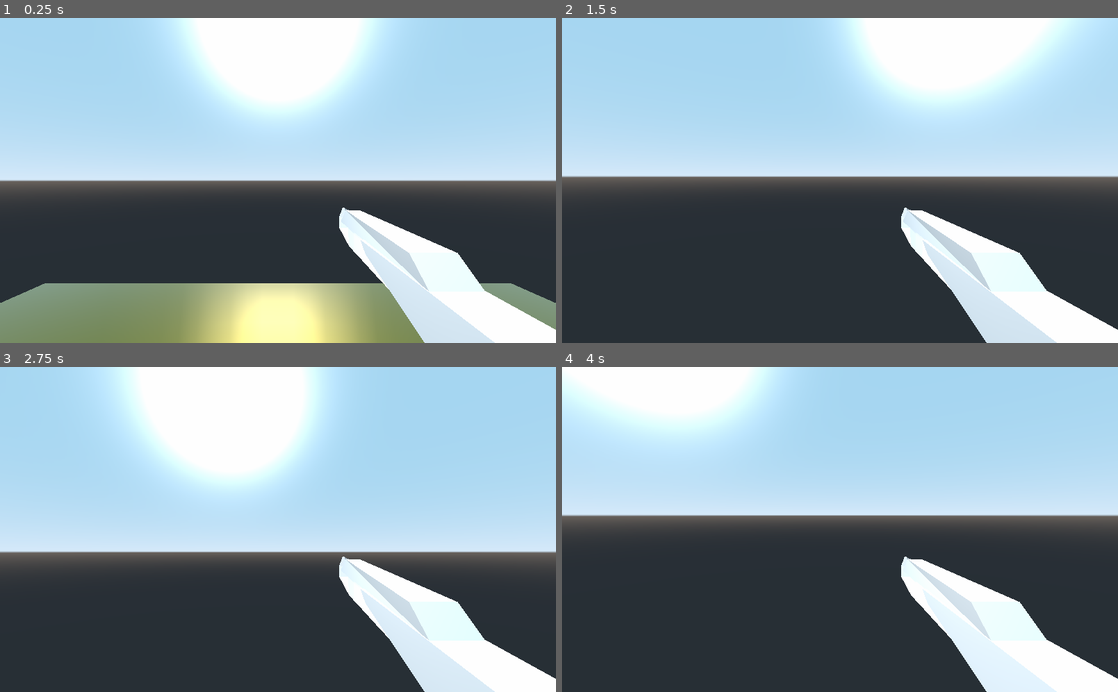
Above: before the commit, frames 1-4 (two rows, left to right).
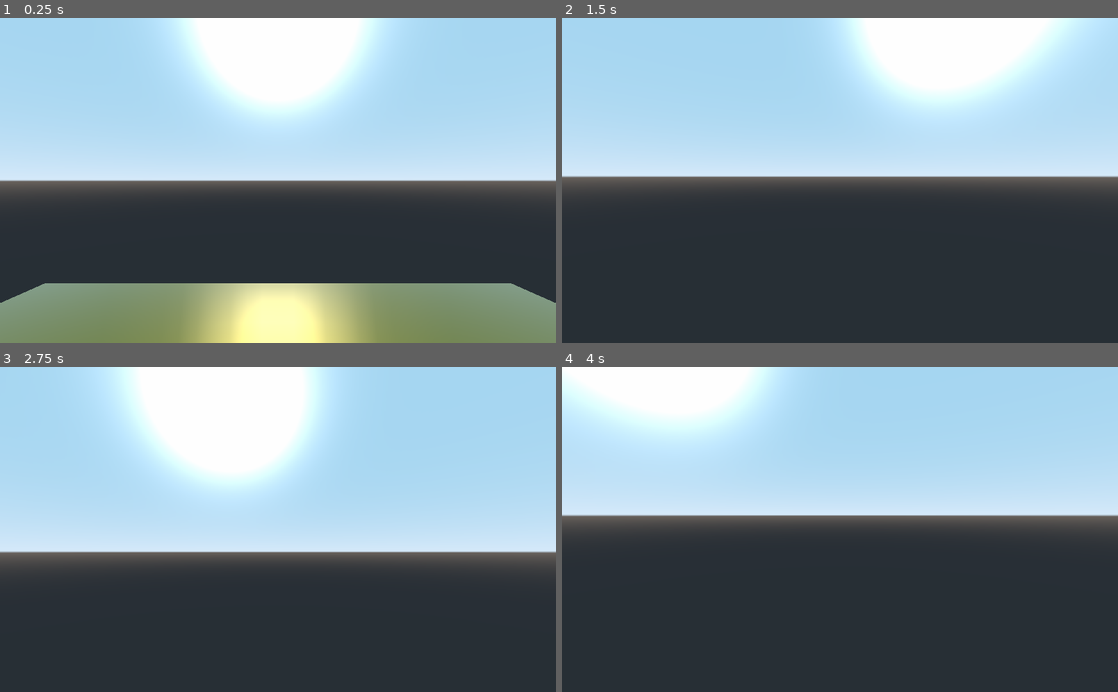
Above: after the commit, the same moments.

Repository: veloc1/7dfps-2018
Game: Godot game, scene res://testlevel.tscn
Same seed, same stepped clock (60 frames per second), same inputs: the game is played once before the commit and once after it.
Inputs (mouse positions are in pixels of both pictures, inside the frame that each line leads up to):
- Up to frame 1 (0.25 s): no input
- Up to frame 2 (1.5 s): move the mouse to (867, 180) at 0.52 s; hold W (movement_forward) from 0.53 s (still down); tap Space (movement_jump) at 0.77 s; move the mouse to (812, 180) at 1.27 s
- Up to frame 3 (2.75 s): keep holding W (movement_forward); tap Space (movement_jump) at 1.52 s; tap Enter at 2 s; move the mouse to (289, 523) at 2.02 s
- Up to frame 4 (4 s): keep holding W (movement_forward); tap Space (movement_jump) at 2.75, 3.02, 3.77 s; move the mouse to (834, 536) at 2.77 s; tap Enter at 3.5 s; move the mouse to (878, 532) at 3.52 s

The runs differ from the first frame. In frame 1, 7.1% of the frame differs, in the area x 61-100%, y 58-100%; in frame 2, 7.1%; in frame 3, 7.1%; in frame 4, 7.1%.

Commit message:
Changing weapons

Diff:
--- a/player.gd
+++ b/player.gd
@@ -10,7 +10,9 @@
 
 const MOUSE_SENSITIVITY = 0.5
 
-const DECAL = preload("res://decal.tscn")
+const WEAPONS = [
+	preload("res://testweapon.tscn")
+]
 
 var velocity = Vector3()
 
@@ -18,11 +20,12 @@
 var recoil_direction = Vector3()
 var is_jumping : bool = false
 
-onready var camera : Camera = $rotation/Camera
+var current_weapon = -1
+var weapon = null
+
 onready var rotation_point = $rotation
-onready var shoot_animation = $rotation/shoot_animation
-onready var shoot_timer : Timer = $shoot_timer
-onready var raycast : RayCast = $rotation/RayCast
+onready var weapon_holder : Spatial = $rotation/weapon_holder
+onready var weapon_change_timer : Timer = $weapon_change_timer
 
 func _ready():
 	Input.set_mouse_mode(Input.MOUSE_MODE_CAPTURED)
@@ -86,7 +89,6 @@
 	hvel = hvel.linear_interpolate(target, accel * delta)
 	velocity.x = hvel.x
 	velocity.z = hvel.z
-	# velocity += recoil_direction
 	velocity = move_and_slide(velocity, Vector3(0,1,0), false, 4, MAX_SLOPE_ANGLE)
 
 func _input(event):
@@ -97,25 +99,30 @@
 		var camera_rot = rotation_point.rotation_degrees
 		camera_rot.x = clamp(camera_rot.x, -70, 70)
 		rotation_point.rotation_degrees = camera_rot
+	if event is InputEventMouseButton and (event as InputEventMouseButton).button_index == BUTTON_WHEEL_UP:
+		change_weapon()
+
+func change_weapon():
+	if weapon_change_timer.time_left > 0:
+		return
+	weapon_change_timer.start()
+
+	current_weapon += 1
+	if current_weapon == len(WEAPONS):
+		current_weapon = -1
+		weapon_holder.remove_child(weapon_holder.get_child(0))
+		weapon = null
+	else:
+		weapon = WEAPONS[current_weapon].instance()
+		weapon.set_level(get_parent())
+		weapon_holder.add_child(weapon)
 
 func shoot():
-	if shoot_timer.time_left == 0:
-		shoot_animation.play("shoot")
-
-		if raycast.is_colliding():
-			if raycast.get_collider() is StaticBody:
-				var decal = DECAL.instance()
-				decal.translate_object_local(raycast.get_collision_point())
-
-				var normal = raycast.get_collision_normal()
-				decal.look_at_from_position(raycast.get_collision_point(), raycast.get_collision_point() + normal, Vector3(0, 0, 1))
-
-				get_parent().add_child(decal)
+	if weapon and weapon.can_shoot():
+		weapon.shoot()
 
 		# recoil
 		var cam_xform = rotation_point.get_global_transform()
 		recoil_direction += cam_xform.basis.z.normalized() * 100
 
 		rotation_point.rotate_x(deg2rad(1))
-
-		shoot_timer.start()
--- a/player.tscn
+++ b/player.tscn
@@ -1,32 +1,12 @@
-[gd_scene load_steps=5 format=2]
+[gd_scene load_steps=3 format=2]
 
 [ext_resource path="res://player.gd" type="Script" id=1]
-[ext_resource path="res://assets/testweapon.dae" type="PackedScene" id=2]
 
 [sub_resource type="CapsuleShape" id=1]
 
 margin = 0.04
 radius = 1.0367
 height = 1.14986
-
-[sub_resource type="Animation" id=2]
-
-resource_name = "shoot"
-length = 0.3
-loop = false
-step = 0.1
-tracks/0/type = "value"
-tracks/0/path = NodePath("weapon:rotation_degrees")
-tracks/0/interp = 1
-tracks/0/loop_wrap = true
-tracks/0/imported = false
-tracks/0/enabled = true
-tracks/0/keys = {
-"times": PoolRealArray( 0, 0.025, 0.1 ),
-"transitions": PoolRealArray( 1, 1, 1 ),
-"update": 0,
-"values": [ Vector3( 0, -180, 0 ), Vector3( -10, -180, 0 ), Vector3( 0, -180, 0 ) ]
-}
 
 [node name="Player" type="KinematicBody"]
 input_ray_pickable = true
@@ -38,6 +18,7 @@
 move_lock_z = false
 collision/safe_margin = 0.001
 script = ExtResource( 1 )
+_sections_unfolded = [ "Collision" ]
 
 [node name="CollisionShape" type="CollisionShape" parent="."]
 transform = Transform( 0.5, 0, 0, 0, -2.18557e-08, -0.5, 0, 0.5, -2.18557e-08, 0, 0.824173, 0 )
@@ -64,30 +45,11 @@
 far = 100.0
 _sections_unfolded = [ "Transform" ]
 
-[node name="weapon" parent="rotation" instance=ExtResource( 2 )]
-transform = Transform( -1, 0, -1.50996e-07, 0, 1, 0, 1.50996e-07, 0, -1, 3.28655, -2.55515, -6.79496 )
-_sections_unfolded = [ "Transform" ]
+[node name="weapon_holder" type="Spatial" parent="rotation"]
+transform = Transform( 1, 0, 0, 0, 1, 0, 0, 0, 1, 2.93061, -2.10518, -7.18373 )
 
-[node name="shoot_animation" type="AnimationPlayer" parent="rotation"]
-root_node = NodePath("..")
-autoplay = ""
-playback_process_mode = 1
-playback_default_blend_time = 0.0
-playback_speed = 1.0
-anims/shoot = SubResource( 2 )
-blend_times = [  ]
-
-[node name="RayCast" type="RayCast" parent="rotation"]
-enabled = true
-exclude_parent = true
-cast_to = Vector3( 0, 0, -100 )
-collision_mask = 1
-collide_with_areas = false
-collide_with_bodies = true
-_sections_unfolded = [ "Collide With", "Transform" ]
-
-[node name="shoot_timer" type="Timer" parent="."]
+[node name="weapon_change_timer" type="Timer" parent="."]
 process_mode = 1
-wait_time = 0.364113
+wait_time = 0.5
 one_shot = true
 autostart = false
--- /dev/null
+++ b/testweapon.gd
@@ -0,0 +1,31 @@
+extends Spatial
+
+const DECAL = preload("res://decal.tscn")
+
+onready var shoot_timer = $Timer
+onready var animation = $AnimationPlayer
+onready var raycast = $RayCast
+
+var level
+
+func can_shoot():
+	return shoot_timer.time_left == 0
+
+func shoot():
+	if can_shoot():
+		animation.play("shoot")
+
+		if raycast.is_colliding():
+			if raycast.get_collider() is StaticBody:
+				var decal = DECAL.instance()
+				decal.translate_object_local(raycast.get_collision_point())
+
+				var normal = raycast.get_collision_normal()
+				decal.look_at_from_position(raycast.get_collision_point(), raycast.get_collision_point() + normal, Vector3(0, 0, 1))
+
+				level.add_child(decal)
+
+		shoot_timer.start()
+
+func set_level(level):
+	self.level = level
--- /dev/null
+++ b/testweapon.tscn
@@ -0,0 +1,54 @@
+[gd_scene load_steps=4 format=2]
+
+[ext_resource path="res://testweapon.gd" type="Script" id=1]
+[ext_resource path="res://assets/testweapon.dae" type="PackedScene" id=2]
+
+[sub_resource type="Animation" id=1]
+
+resource_name = "shoot"
+length = 0.3
+loop = false
+step = 0.05
+tracks/0/type = "value"
+tracks/0/path = NodePath("Scene Root:rotation_degrees")
+tracks/0/interp = 1
+tracks/0/loop_wrap = true
+tracks/0/imported = false
+tracks/0/enabled = true
+tracks/0/keys = {
+"times": PoolRealArray( 0, 0.05, 0.3 ),
+"transitions": PoolRealArray( 1, 1, 1 ),
+"update": 0,
+"values": [ Vector3( 0, 180, 0 ), Vector3( -10, 180, 0 ), Vector3( 0, 180, 0 ) ]
+}
+
+[node name="testweapon" type="Spatial"]
+script = ExtResource( 1 )
+
+[node name="Scene Root" parent="." instance=ExtResource( 2 )]
+transform = Transform( -1, 0, -5.6426e-07, 0, 1, 0, 5.6426e-07, 0, -1, 0, 0, 0 )
+_sections_unfolded = [ "Transform" ]
+
+[node name="RayCast" type="RayCast" parent="."]
+enabled = true
+exclude_parent = true
+cast_to = Vector3( 0, 0, -100 )
+collision_mask = 1
+collide_with_areas = false
+collide_with_bodies = true
+_sections_unfolded = [ "Collide With", "Transform" ]
+
+[node name="AnimationPlayer" type="AnimationPlayer" parent="."]
+root_node = NodePath("..")
+autoplay = ""
+playback_process_mode = 1
+playback_default_blend_time = 0.0
+playback_speed = 1.0
+anims/shoot = SubResource( 1 )
+blend_times = [  ]
+
+[node name="Timer" type="Timer" parent="."]
+process_mode = 1
+wait_time = 0.3
+one_shot = true
+autostart = false
